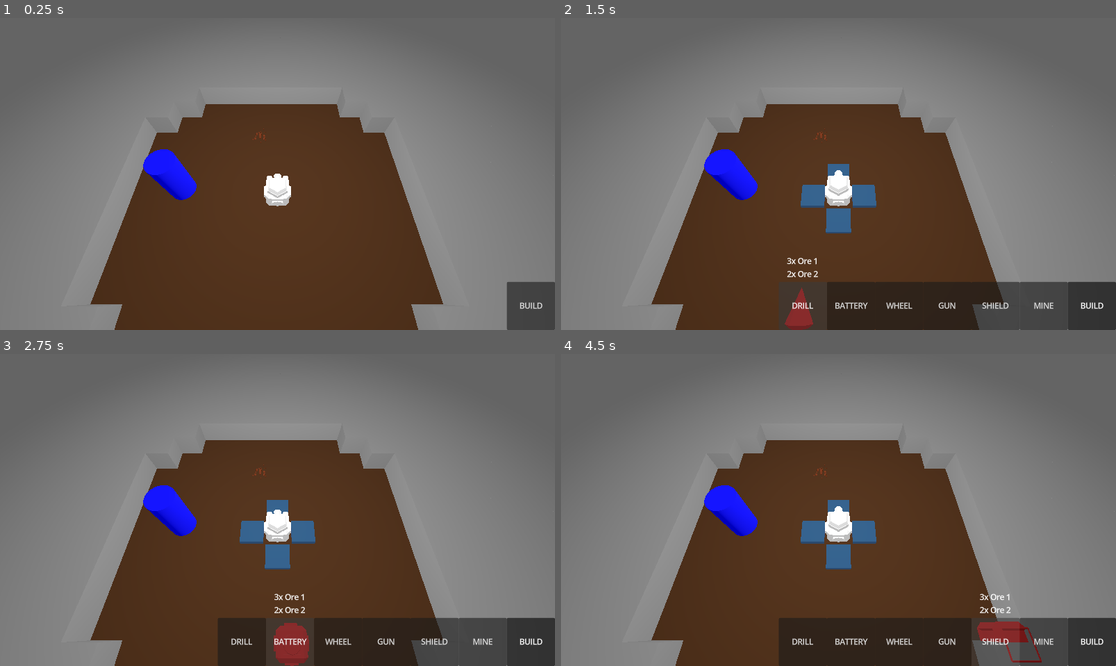
Above: before the commit, frames 1-4 (two rows, left to right).
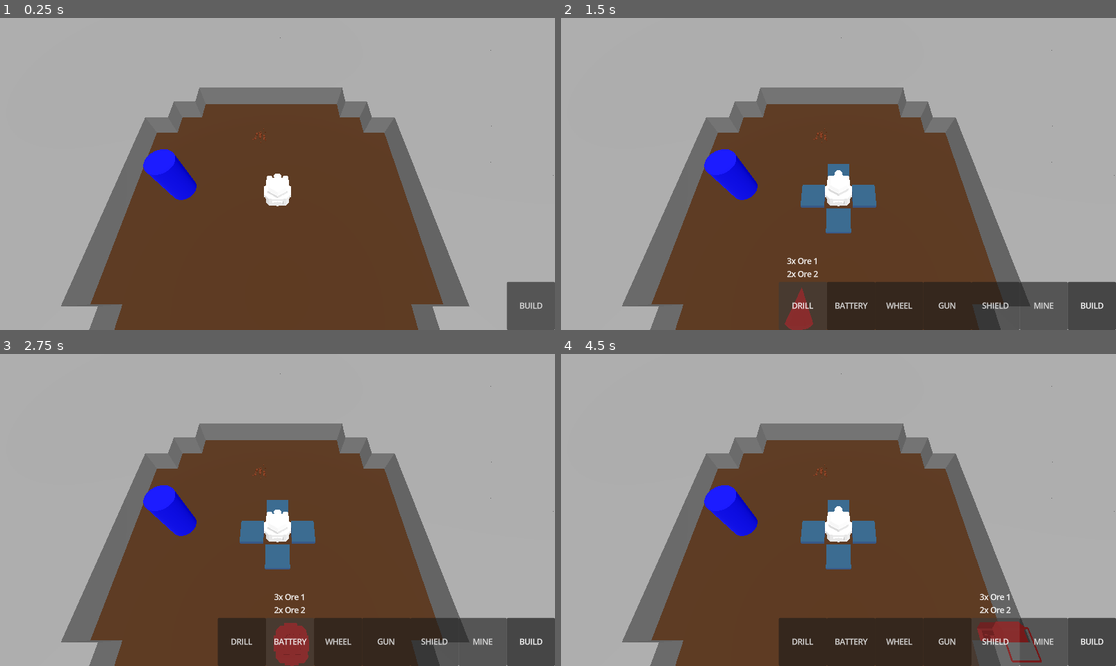
Above: after the commit, the same moments.

Repository: HedgeLizards/major
Game: Godot game, scene res://scenes/world.tscn
Two runs of this game, one before a commit and one after it. Both use one fixed random seed, a clock stepped at 60 frames per second and the inputs below. This scene is started directly instead of the project's main scene.
Inputs:
- Up to frame 1 (0.25 s): no input
- Up to frame 2 (1.5 s): click "BUILD" at 0.5 s; click "DRILL" at 1.25 s
- Up to frame 3 (2.75 s): click "BATTERY" at 2 s
- Up to frame 4 (4.5 s): click "WHEEL" at 2.75 s; click "GUN" at 3.5 s; click "SHIELD" at 4.25 s

The runs differ from the first frame. In frame 1, 62% of the frame differs, in the area x 0-100%, y 0-100%; in frame 2, 60%; in frame 3, 60%; in frame 4, 60%.

Commit message:
changed lights

Diff:
--- a/scenes/vehicle.tscn
+++ b/scenes/vehicle.tscn
@@ -95,11 +95,6 @@
 
 [node name="Core" parent="Body" instance=ExtResource("3_clmha")]
 
-[node name="OmniLight3D" type="OmniLight3D" parent="."]
-transform = Transform3D(1, 0, 0, 0, 1, 0, 0, 0, 1, 0, 5, 0)
-omni_range = 15.0
-omni_attenuation = 0.120742
-
 [node name="PlayerInput" type="MultiplayerSynchronizer" parent="."]
 unique_name_in_owner = true
 replication_config = SubResource("SceneReplicationConfig_db0ja")
--- a/scenes/world.tscn
+++ b/scenes/world.tscn
@@ -70,3 +70,6 @@
 cell_size = Vector3(1, 1, 1)
 script = ExtResource("4_c36pg")
 metadata/_editor_floor_ = Vector3(0, 0, 0)
+
+[node name="DirectionalLight3D" type="DirectionalLight3D" parent="."]
+transform = Transform3D(0.939693, -0.336824, 0.0593912, 0, 0.173648, 0.984808, -0.34202, -0.925417, 0.163176, 0, 3.15199, 0)
